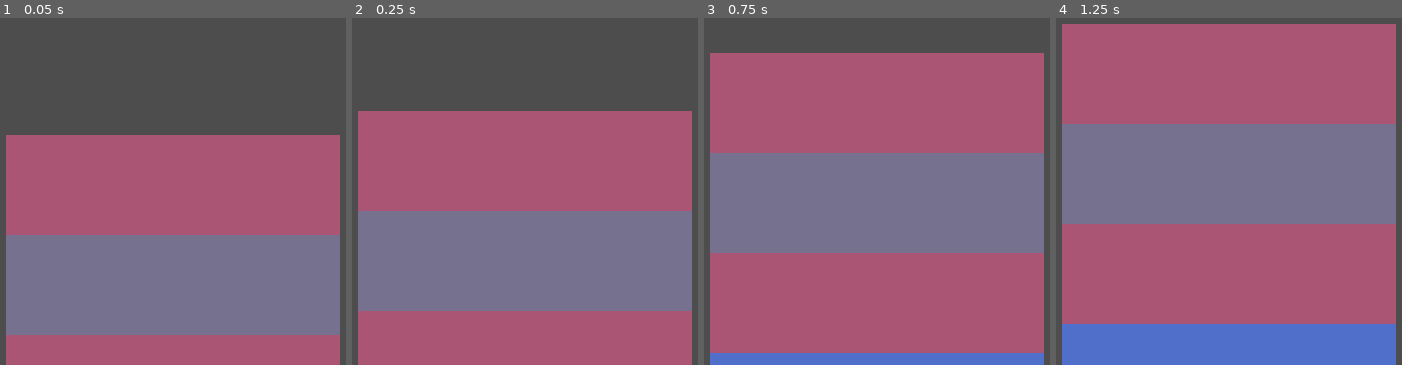
Above: before the commit, frames 1-4 (left to right).
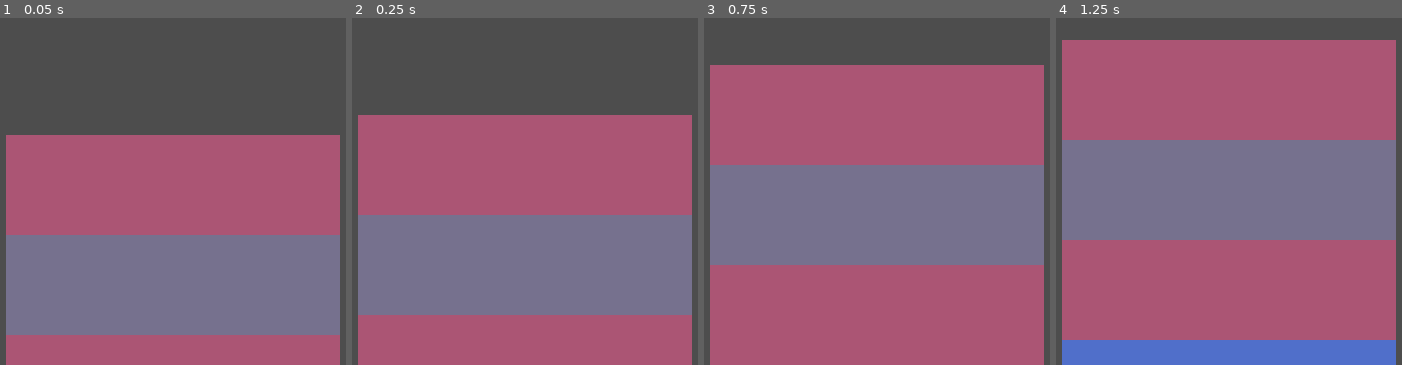
Above: after the commit, the same moments.

Repository: NAERNON/BunnyDriller
Game: Godot game, scene res://scenes/test_damien.tscn
The game is run twice, just before and just after one commit, with the same random seed, the same clock (stepped at 60 frames per second) and the same inputs. This scene is started directly instead of the project's main scene. The engine's default icon, where the game draws it, is replaced by a stand-in: a white triangle on a blue panel in a dark square.
Inputs:
- Up to frame 1 (0.05 s): no input
- Up to frame 2 (0.25 s): no input
- Up to frame 3 (0.75 s): no input
- Up to frame 4 (1.25 s): no input

Frame 1 is identical in both runs. In frame 2, 3.3% of the frame differs, in the area x 1-99%, y 26-86%; in frame 3, 13%; in frame 4, 18%, in the area x 1-99%, y 1-93%.

Commit message:
Ajout des sprites

Diff:
--- a/scenes/test_damien.tscn
+++ b/scenes/test_damien.tscn
@@ -8,10 +8,10 @@
 [node name="TestDamien" type="Node2D"]
 
 [node name="Joueur" parent="." instance=ExtResource("1_ktibf")]
-position = Vector2(84, 60)
+position = Vector2(72, 48)
 
 [node name="Obstacle" parent="." instance=ExtResource("2_554wv")]
-position = Vector2(132, 60)
+position = Vector2(120, 48)
 
 [node name="GestionTerrain" parent="." instance=ExtResource("3_hhfom")]
 
